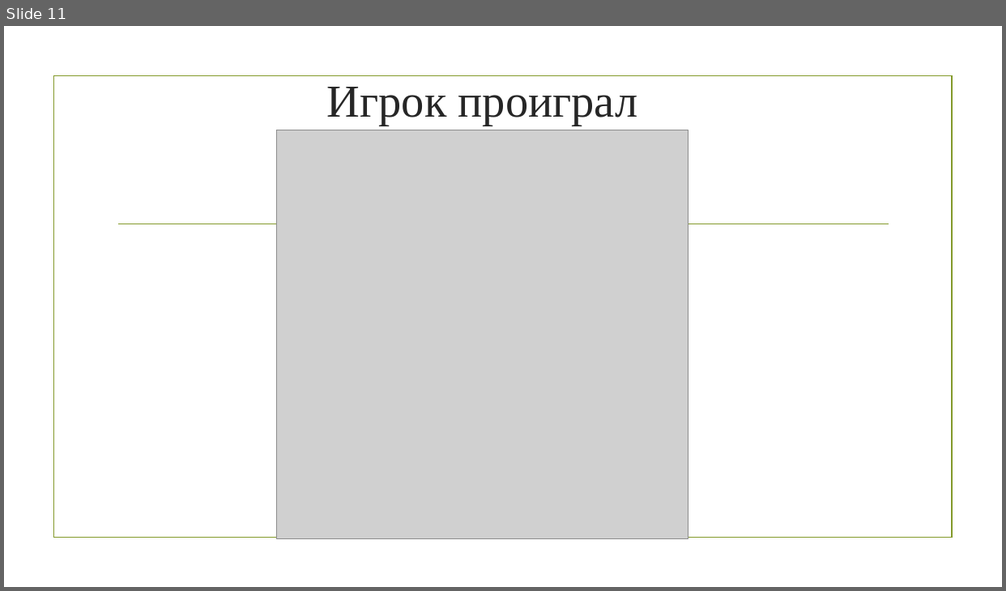
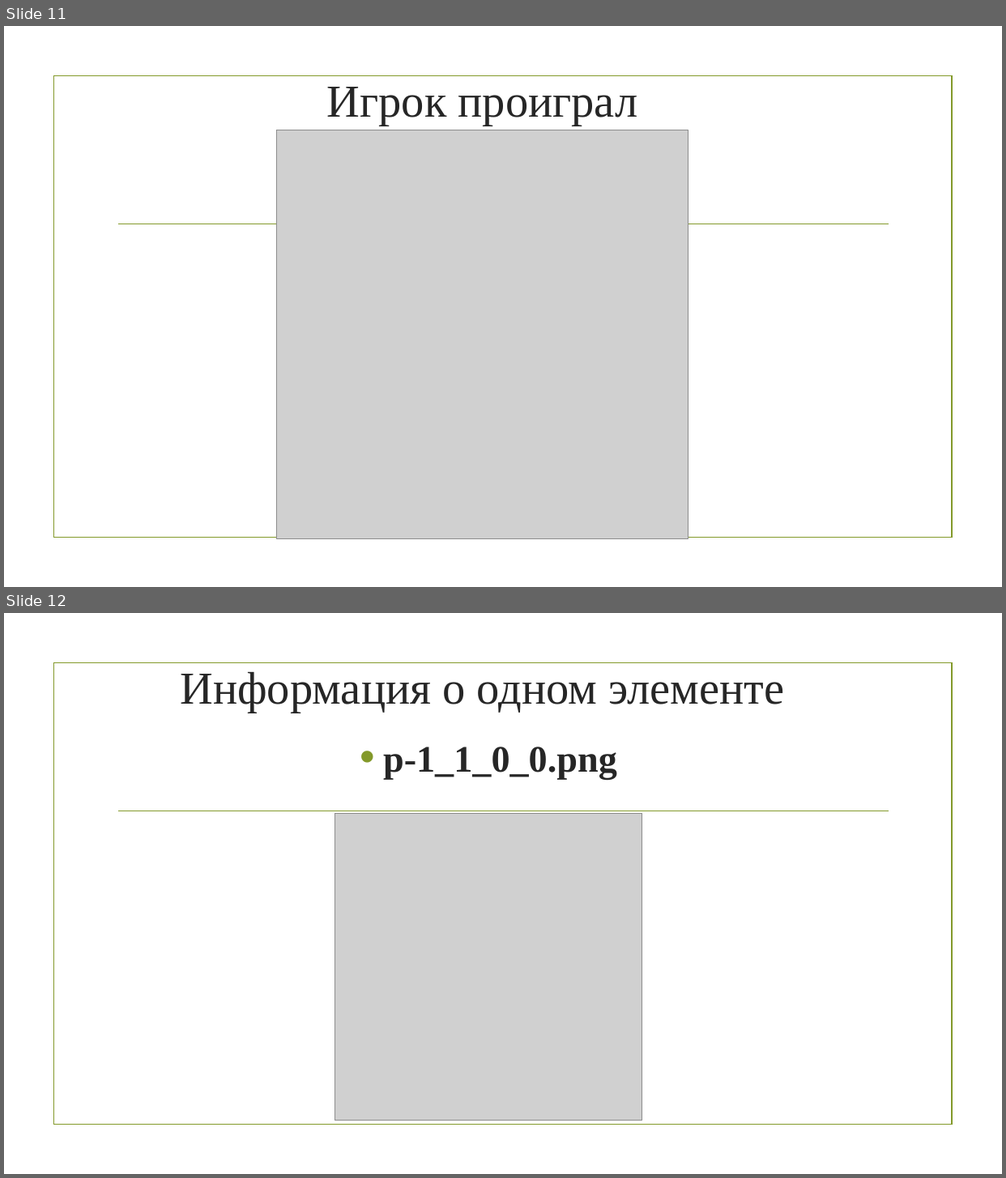
Before and after one commit to gitGUAP/Sem5, a slide deck: OOP/pres.pptx. Shown one above the other, each under a label of ours: slide 11 before the commit, slides 11 and 12 after it. The pictures are 1006x591 and 1006x1178 pixels, drawn with LibreOffice and Linux fonts; fonts in the diff are those of the drawing; grey boxes stand for pictures; background and template pictures are left out. Boxes give left, top, right and bottom in pixels: in the first picture for what was removed or moved away, otherwise in the second. Text is boxed around its words. In the diff, an @@ line names an element or a change of style, - is before the commit and + after.

```diff
--- a/OOP/pres.pptx
+++ b/OOP/pres.pptx
@@ slide 12 added at box(4, 613, 1002, 1174), background picture (left out); not listed: 2 template elements that a slide beside it also shows @@
@@ title added at box(180, 672, 784, 713), 44 pt, text #262626 @@
+Информация о одном элементе
@@ text added at box(383, 747, 617, 779), 36 pt, text #262626, bold @@
+• p-1_1_0_0.png
@@ picture added at box(335, 814, 641, 1121) @@
```
Also in this commit, not shown: 2 slides changed, 1 other slide added, 2 other files.
